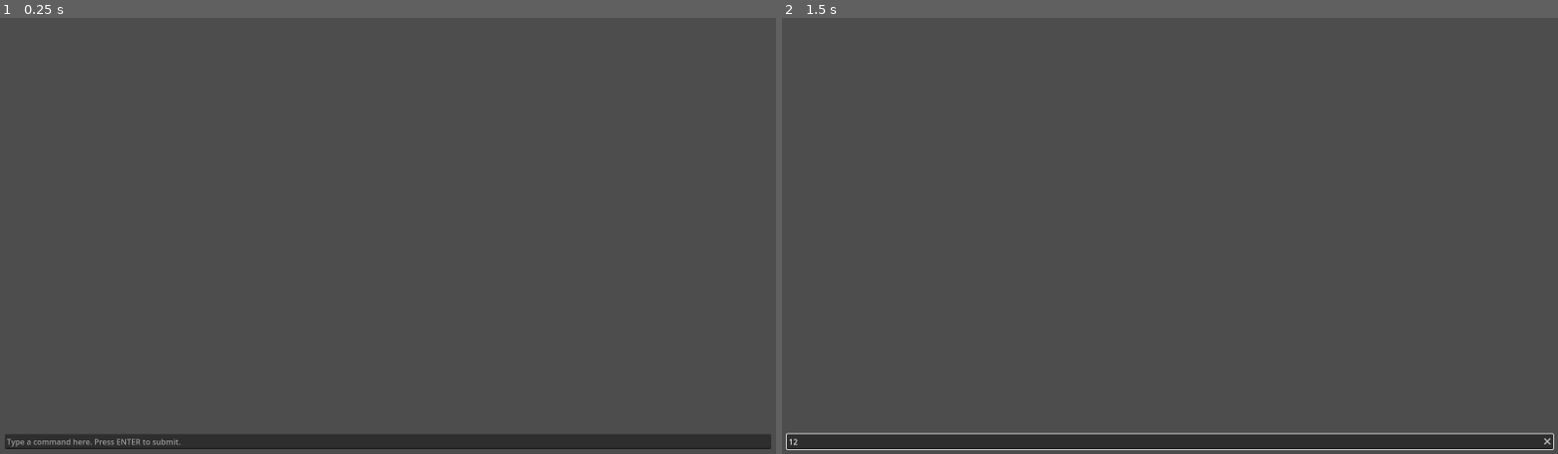
Above: before the commit, frames 1-2 (left to right).
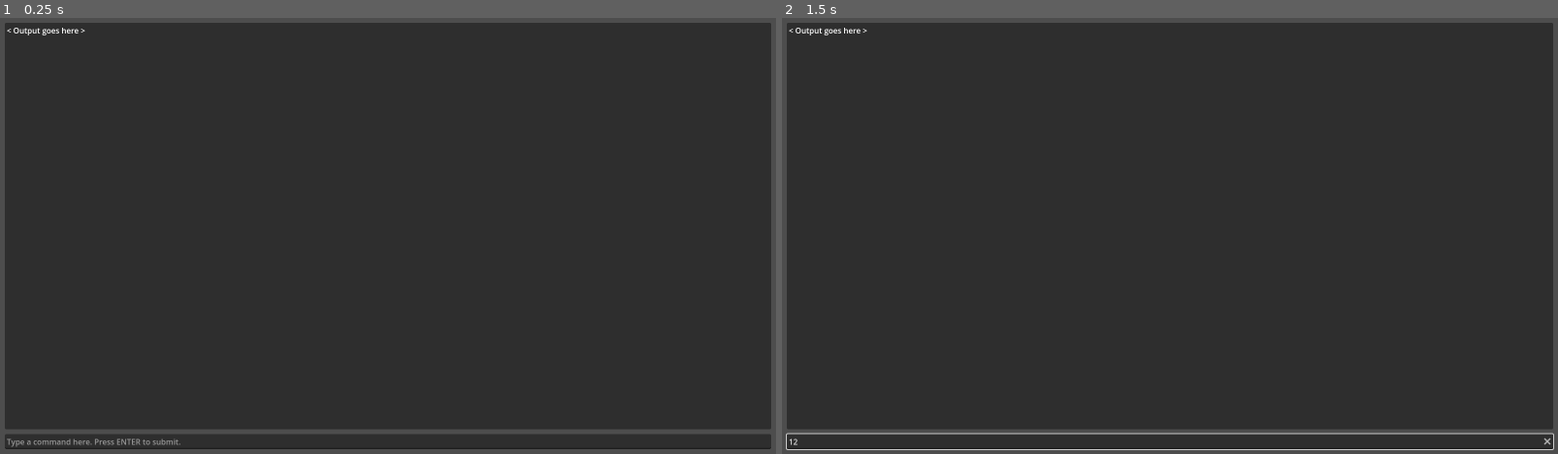
Above: after the commit, the same moments.

Repository: kvu787/UST
Game: Godot game, scene res://Main.tscn
Same seed, same stepped clock (60 frames per second), same inputs: the game is played once before the commit and once after it.
Inputs (mouse positions are in pixels of both pictures, inside the frame that each line leads up to):
- Up to frame 1 (0.25 s): no input
- Up to frame 2 (1.5 s): click (1170, 440) at 0.52 s; type "12" at 0.6 s; tap Enter at 1.25 s

The runs differ from the first frame. In frame 1, 92% of the frame differs, in the area x 0-100%, y 1-95%; in frame 2, 92%.

Commit message:
Add UI for output

Diff:
--- a/UST/Main.tscn
+++ b/UST/Main.tscn
@@ -30,6 +30,21 @@
 disabled = true
 button_mask = 0
 
+[node name="Panel" type="Panel" parent="."]
+layout_mode = 0
+offset_left = 10.0
+offset_top = 10.0
+offset_right = 1590.0
+offset_bottom = 849.0
+
+[node name="Label" type="Label" parent="Panel"]
+layout_mode = 0
+offset_left = 4.0
+offset_top = 4.0
+offset_right = 137.0
+offset_bottom = 27.0
+text = "< Output goes here >"
+
 [node name="CommandInput" type="LineEdit" parent="."]
 layout_mode = 0
 offset_left = 10.0
